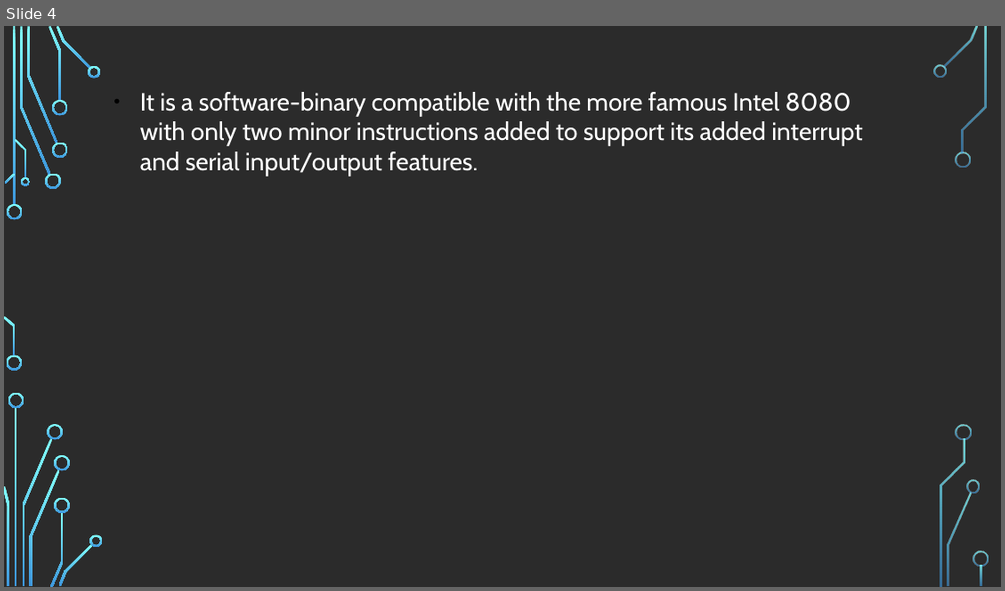
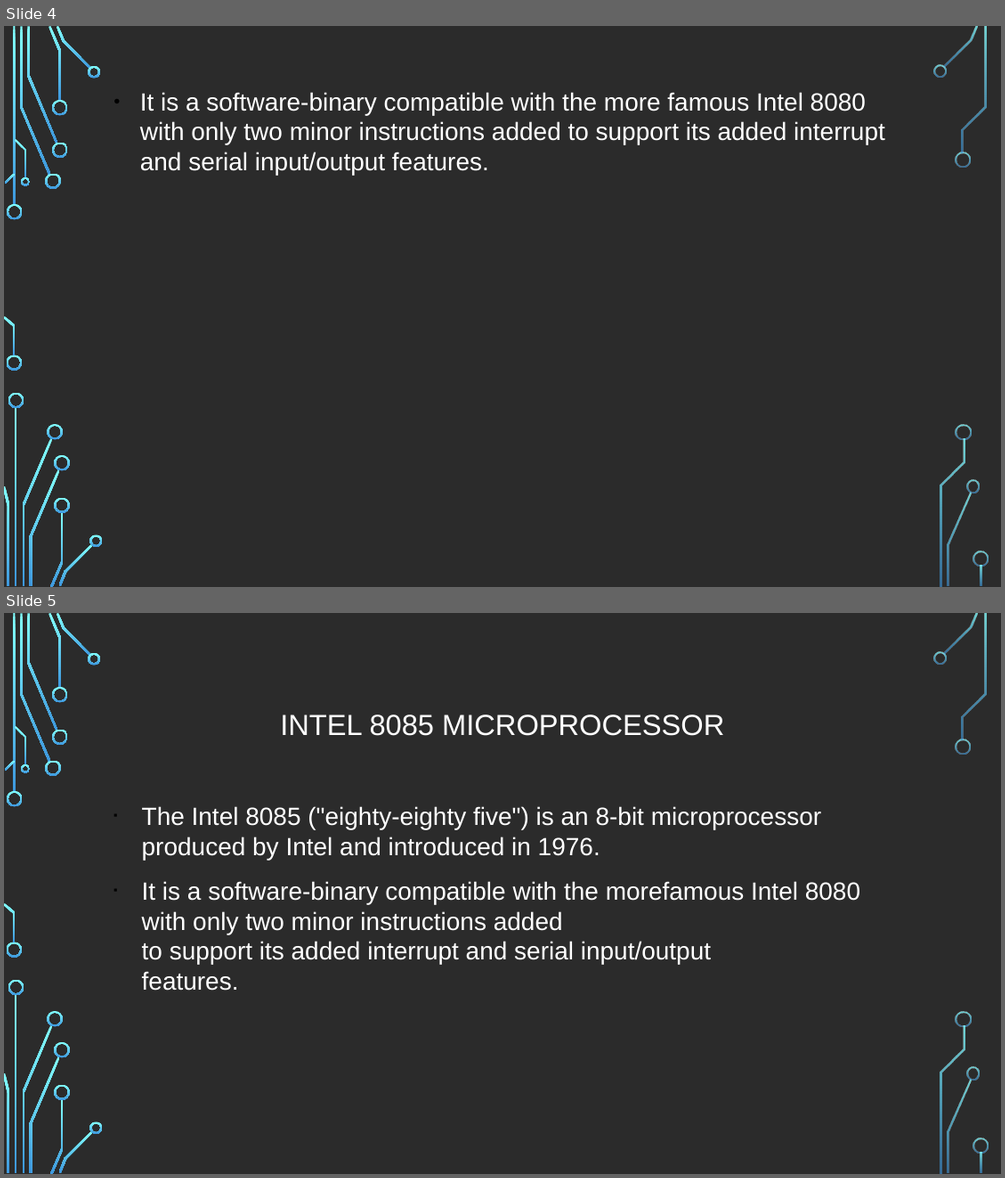
Before and after one commit to mhannan-dev/laravel_ecommerce, a slide deck: 8085 Microprocessor.pptx. Shown one above the other, each under a label of ours: slide 4 before the commit, slides 4 and 5 after it. The pictures are 1005x591 and 1005x1178 pixels, drawn with LibreOffice and Linux fonts; fonts in the diff are those of the drawing; background and template pictures are left out; a plain dark background stands for a picture behind light text. Boxes give left, top, right and bottom in pixels: in the first picture for what was removed or moved away, otherwise in the second. Text is boxed around its words. In the diff, an @@ line names an element or a change of style, - is before the commit and + after.

```diff
--- a/8085 Microprocessor.pptx
+++ b/8085 Microprocessor.pptx
@@ slide 5 added at (4,613,1001,1174), background picture (left out); not listed: 36 template elements that a slide beside it also shows @@
@@ text added at (280,714,724,736), 28 pt, text #FFFFFF @@
+INTEL 8085 MICROPROCESSOR
@@ text added at (142,806,860,990), 24 pt, text #FFFFFF @@
+▪ The Intel 8085 ("eighty-eighty five") is an 8-bit microprocessor produced by Intel and introduced in 1976.
+▪ It is a software-binary compatible with the morefamous Intel 8080 with only two minor instructions added
+  to support its added interrupt and serial input/output
+  features.
@@ slide 4 changed as well @@
@@ text "It is a software-binary compatible ..." at (140,92,885,175): font Cabin to Arial @@
```
Also in this commit, not shown: 20 other slides changed, 1 other slide added, 2 other files.
